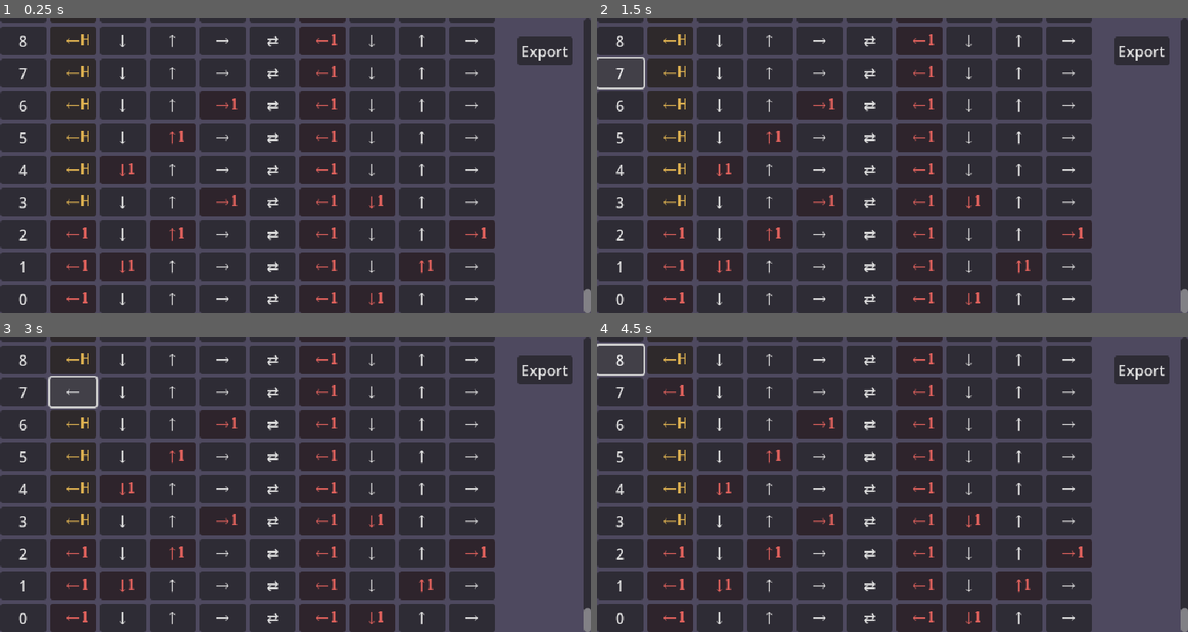
Above: before the commit, frames 1-4 (two rows, left to right).
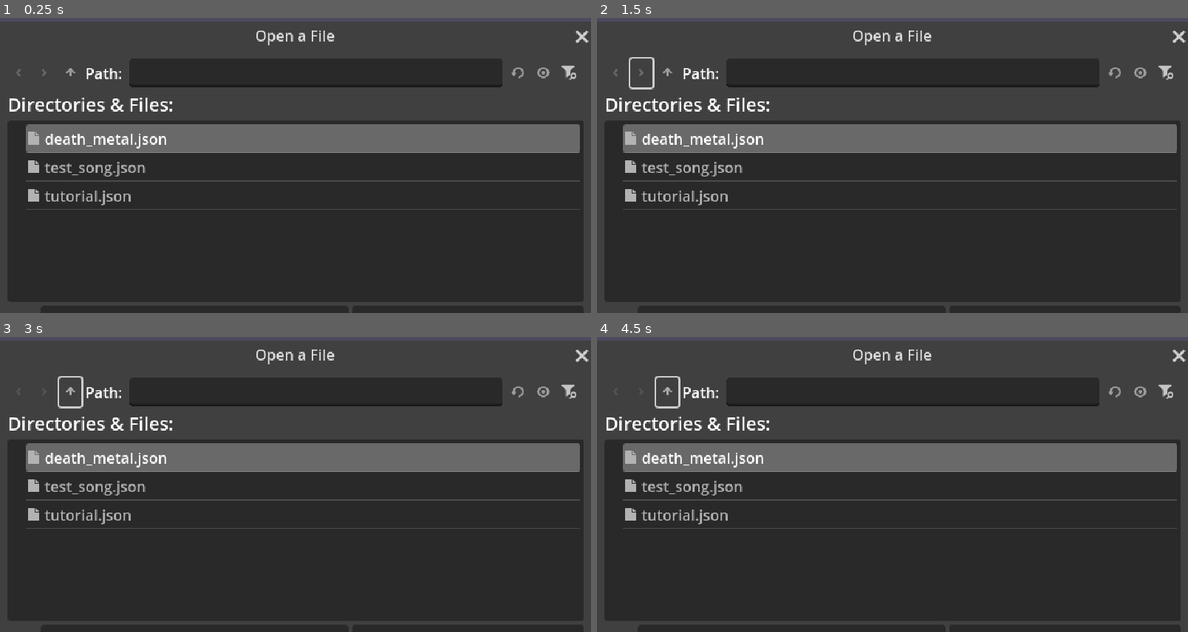
Above: after the commit, the same moments.

Repository: BrownRISDGameDevelopers/horsehorserevolution
Game: Godot game, scene res://Scenes/menu_scene/charter/charter.tscn
Two runs of this game, one before a commit and one after it. Both use one fixed random seed, a clock stepped at 60 frames per second and the inputs below. The project has no main scene, so this scene is started directly.
Inputs (mouse positions are in pixels of both pictures, inside the frame that each line leads up to):
- Up to frame 1 (0.25 s): no input
- Up to frame 2 (1.5 s): click (1140, 50) at 0.5 s, where only the run after the commit has a clickable "Export"; click (644, 74) at 1.27 s
- Up to frame 3 (3 s): click (47, 393) at 2.02 s; click (70, 393) at 2.77 s
- Up to frame 4 (4.5 s): click (667, 393) at 3.52 s; click (620, 360) at 4.25 s, where only the run before the commit has a clickable "8"

The runs differ from the first frame. In frame 1, 44% of the frame differs, in the area x 0-100%, y 0-100%; in frame 2, 44%; in frame 3, 44%; in frame 4, 44%.

Commit message:
add file select to charter

Diff:
--- a/Scenes/menu_scene/charter/charter.gd
+++ b/Scenes/menu_scene/charter/charter.gd
@@ -3,13 +3,22 @@
 @export var song: Song
 @export var notes_container: ScrollContainer
 @export var notes_list: VBoxContainer
-@export var json_path: String = "res://assets/chart/test_song.json"
+@export var json_path: String
 
 var beat_ui = load("res://scenes/menu_scene/charter/charter_component/beat_ui.tscn")
 
+func _on_export_button_pressed():
+	var song_json = {}
+	song_json["bpm"] = song.bpm
+	song_json["notes"] = {}
+	for beat in notes_list.get_children():
+		song_json["notes"][beat.beat_no] = beat.get_note_info()
+	var file = FileAccess.open(json_path, FileAccess.WRITE)
+	file.store_line(JSON.stringify(song_json))
 
-# Called when the node enters the scene tree for the first time.
-func _ready():
+
+func _on_file_dialog_file_selected(path: String):
+	json_path = "res://assets/chart/" + $FileDialog.current_file
 	song.song_json_path = json_path
 	song.initialize()
 	var sorted_notes = []
@@ -27,17 +36,3 @@
 		notes_list.add_child(beat)
 	await notes_container.get_v_scroll_bar().changed
 	notes_container.scroll_vertical = notes_container.get_v_scroll_bar().max_value
-
-# Called every frame. 'delta' is the elapsed time since the previous frame.
-func _process(delta):
-	pass
-
-
-func _on_export_button_pressed():
-	var song_json = {}
-	song_json["bpm"] = song.bpm
-	song_json["notes"] = {}
-	for beat in notes_list.get_children():
-		song_json["notes"][beat.beat_no] = beat.get_note_info()
-	var file = FileAccess.open(json_path, FileAccess.WRITE)
-	file.store_line(JSON.stringify(song_json))
--- a/Scenes/menu_scene/charter/charter.tscn
+++ b/Scenes/menu_scene/charter/charter.tscn
@@ -20,6 +20,15 @@
 [node name="NotesList" type="VBoxContainer" parent="NotesContainer"]
 layout_mode = 2
 
+[node name="FileDialog" type="FileDialog" parent="."]
+title = "Open a File"
+position = Vector2i(0, 36)
+visible = true
+ok_button_text = "Open"
+file_mode = 0
+root_subfolder = "assets/chart/"
+use_native_dialog = true
+
 [node name="ExportButton" type="Button" parent="."]
 offset_left = 560.0
 offset_top = 20.0
@@ -27,4 +36,5 @@
 offset_bottom = 51.0
 text = "Export"
 
+[connection signal="file_selected" from="FileDialog" to="." method="_on_file_dialog_file_selected"]
 [connection signal="pressed" from="ExportButton" to="." method="_on_export_button_pressed"]
